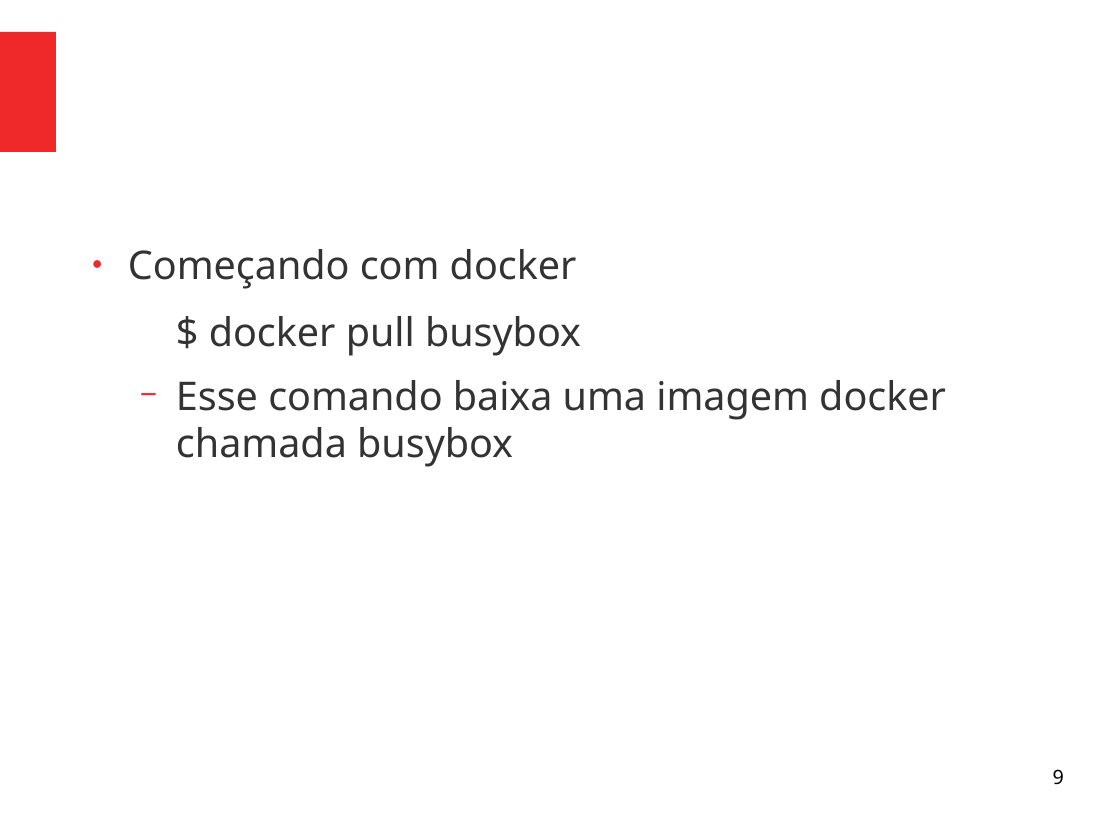
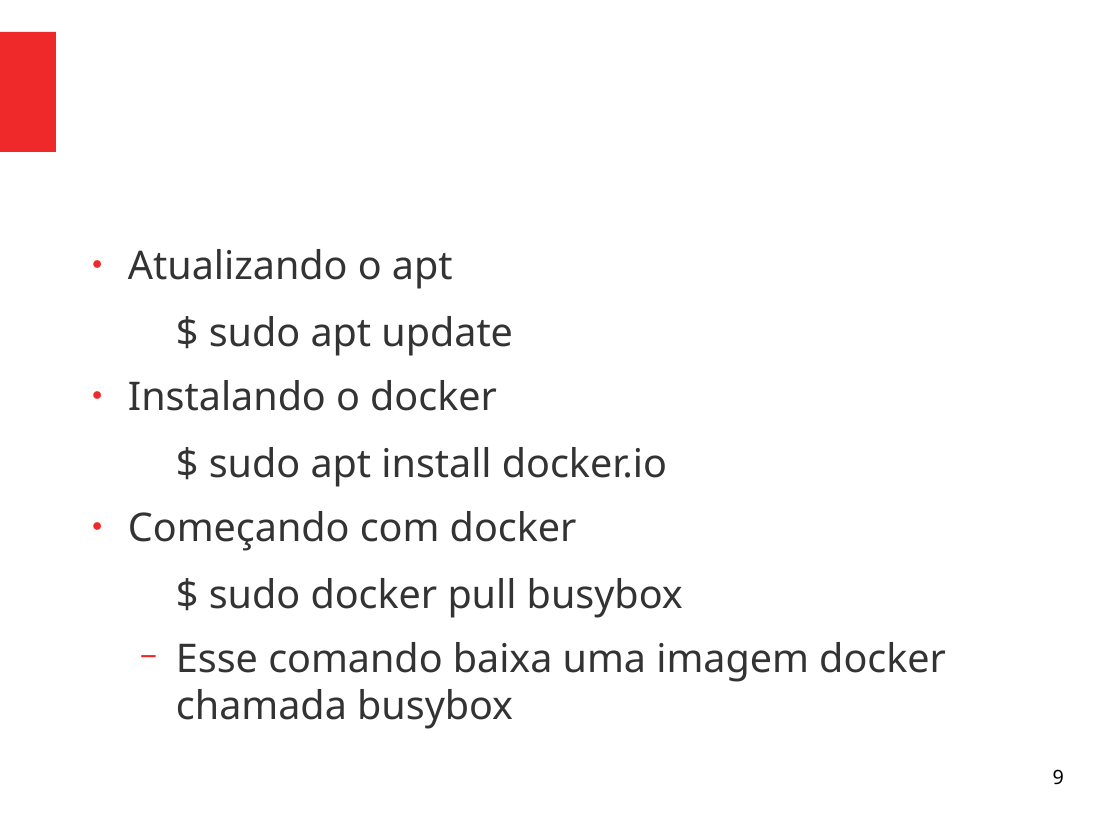
Before and after one commit to viniciusalveshax/aulas, a slide deck: slide 9 of adm-seg-redes/05-docker/05-docker.odp. Drawn at 1120x840 pixels with LibreOffice and Linux fonts; fonts in the diff are those of the drawing. Boxes give left, top, right and bottom in pixels: in the first picture for what was removed or moved away, otherwise in the second. Text is boxed around its words. In the diff, an @@ line names an element or a change of style, - is before the commit and + after.

Commit message:
Modificação menor na aula sobre docker

```diff
--- a/adm-seg-redes/05-docker/05-docker.odp
+++ b/adm-seg-redes/05-docker/05-docker.odp
@@ text at (128, 249, 667, 487): paragraphs added @@
+● Atualizando o apt
+  $ sudo apt update
+● Instalando o docker
+  $ sudo apt install docker.io
@@ text at (209, 578, 683, 618): text changed @@
-  $ docker pull busybox
+  $ sudo docker pull busybox
```
Also in this commit, not shown: 6 other slides changed, 1 other file.
